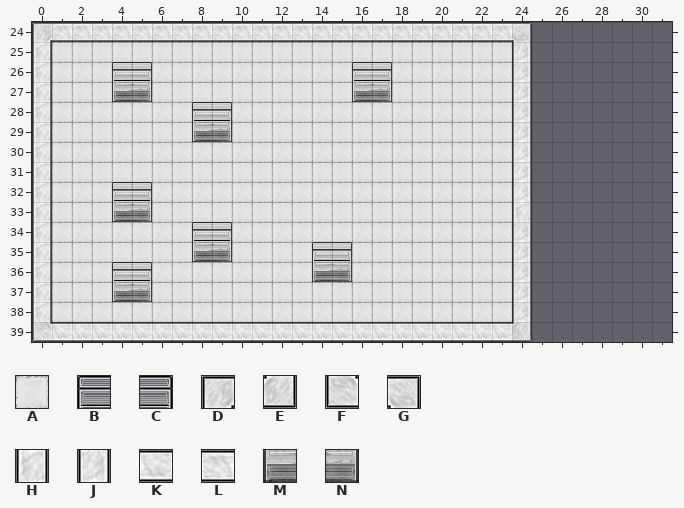
Tiled map -- assets/tilemaps/lvl3.tmx. The picture above was drawn from the file before the commit.
Cells are 32x32 px. Shown: x 0..31, y 24..39.
Key: from "newTileset": A 0, B 3, C 4, D 21, E 21 turned 180, F 21 turned 270, G 21 turned 90, H 22, J 22 turned 180, K 22 turned 270, L 22 turned 90, M 23, N 24.
_ is an empty cell, # one hidden under a higher layer.
Layer "Below Player" before, first column x 0:
24 ________________________________
25 #AAAAAAAAAAAAAAAAAAAAAAA________
26 #AAAAAAAAAAAAAAAAAAAAAAA________
27 #AAAAAAAAAAAAAAAAAAAAAAA________
28 #AAAAAAAAAAAAAAAAAAAAAAA________
29 #AAAAAAAAAAAAAAAAAAAAAAA________
30 #AAAAAAAAAAAAAAAAAAAAAAA#_______
31 #AAAAAAAAAAAAAAAAAAAAAAA#_______
32 #AAAAAAAAAAAAAAAAAAAAAAA#_______
33 #AAAAAAAAAAAAAAAAAAAAAAA#_______
34 #AAAAAAAAAAAAAAAAAAAAAAA________
35 #AAAAAAAAAAAAAAAAAAAAAAA________
36 #AAAAAAAAAAAAAAAAAAAAAAA________
37 #AAAAAAAAAAAAAAAAAAAAAAA________
38 #AAAAAAAAAAAAAAAAAAAAAAA________
39 ########################________
Layer "World" before, first column x 0:
24 DLLLLLLLLLLLLLLLLLLLLLLLG_______
25 H_______________________J_______
26 H_______________________J_______
27 H___MN__________MN______J_______
28 H_______________________J_______
29 H_______MN______________J_______
30 H_______________________J_______
31 H_______________________J_______
32 H_______________________J_______
33 H___MN__________________H_______
34 H_______________________J_______
35 H_______MN______________J_______
36 H_____________MN________J_______
37 H___MN__________________J_______
38 H_______________________J_______
39 FKKKKKKKKKKKKKKKKKKKKKKKE_______
Layer "Above Player" before, first column x 0:
24 ________________________________
25 ________________________________
26 ____BC__________BC______________
27 ________________________________
28 ________BC______________________
29 ________________________________
30 ________________________________
31 ________________________________
32 ____BC__________________________
33 ________________________________
34 ________BC______________________
35 ______________BC________________
36 ____BC__________________________
37 ________________________________
38 ________________________________
39 ________________________________
And afterwards:
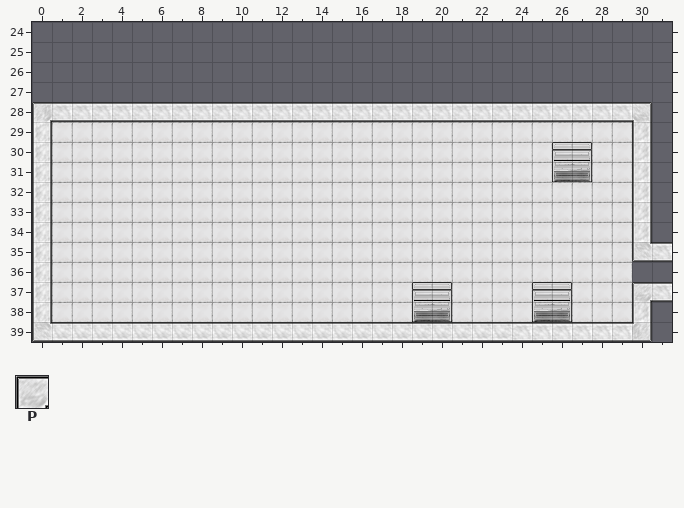
Further tiles: from "newTileset": P 21 flipped on the diagonal.
See-through tiles are keyed as they look on the map.
Difference:
Changed rows in their new state; . is an unchanged cell.
Layer "Below Player":
first column x 0:
25 ________________________......
26 ________________________......
27 ________________________......
28 ._______________________......
29 ........................AAAAAA
30 .........................AAAAA
31 .........................AAAAA
32 .........................AAAAA
33 .........................AAAAA
34 ........................AAAAAA
35 ........................AAAAAA
36 ........................AAAAAA
37 ........................AAAAAA
38 ........................AAAAAA
Layer "World":
first column x 0:
24 _________________________.......
25 _......................._.......
26 _......................._.......
27 _...__..........__......_.......
28 DLLLLLLLLLLLLLLLLLLLLLLLLLLLLLG.
29 ........__.............._.....J.
30 ........................_.....J.
31 ........................_.MN..J.
32 ........................_.....J.
33 ....__.................._.....J.
34 ........................_.....J.
35 ........__.............._.....FL
36 ..............__........_.......
37 ....__.................._.....PL
38 ...................MN..._MN...J.
39 ........................LLLLLLE.
Layer "Above Player":
first column x 4:
26 __..........__..........
28 ....__..................
30 ......................BC
32 __......................
34 ....__..................
35 ..........__............
36 __......................
37 ...............BC....BC.
Where, in picture pixels (left, top, right, bottom), the same in both pictures:
changed: (32, 22, 672, 342)
